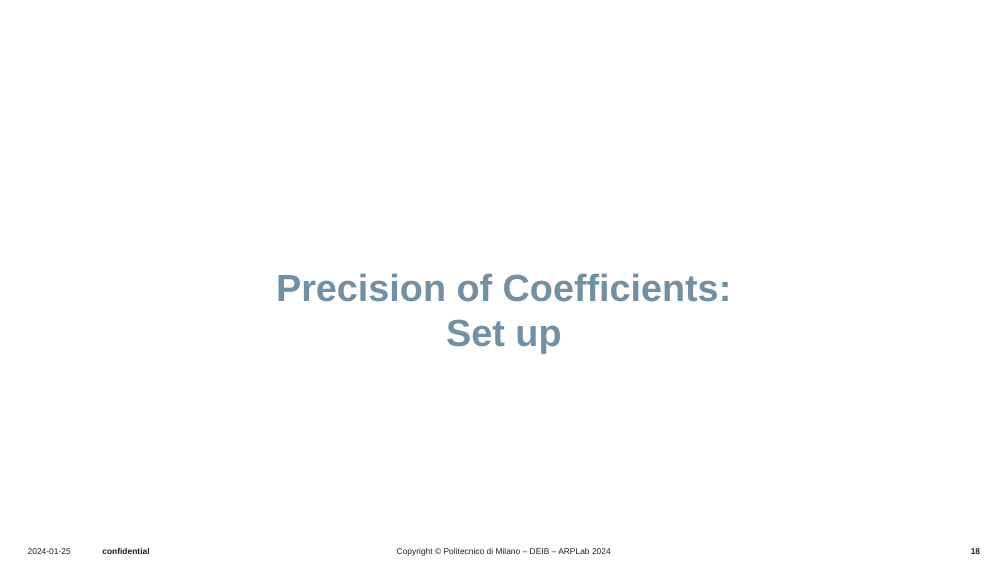
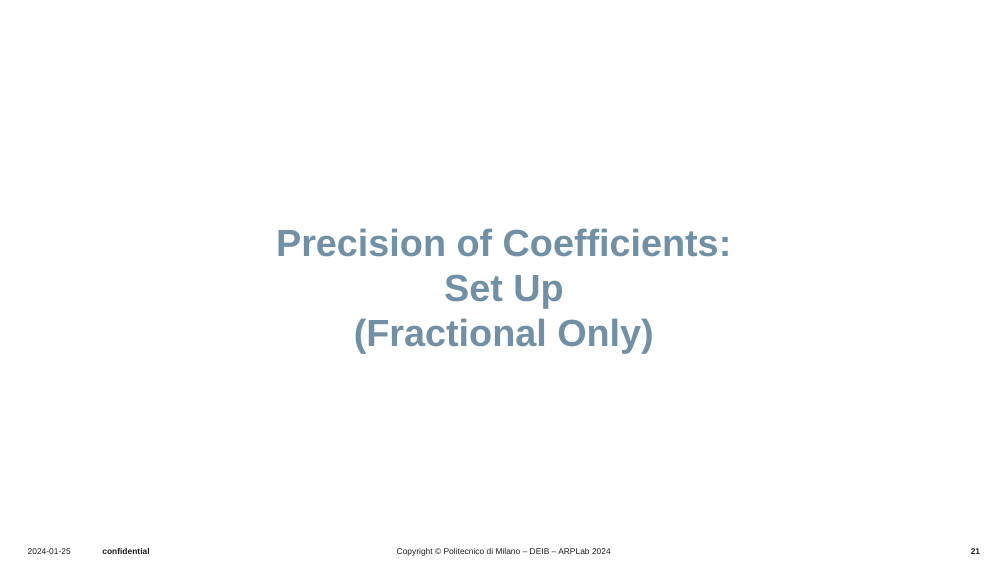
Before and after one commit to UseProxy305/thesisWork, a slide deck: slide 21 of Presentations/presentation6_2_oct/20251002_bi.pptx (slide 18 before the commit). Drawn at 1008x567 pixels with LibreOffice and Linux fonts; fonts in the diff are those of the drawing; background and template pictures are left out. Boxes give left, top, right and bottom in pixels: in the first picture for what was removed or moved away, otherwise in the second. Text is boxed around its words. In the diff, an @@ line names an element or a change of style, - is before the commit and + after.

```diff
--- a/Presentations/presentation6_2_oct/20251002_bi.pptx
+++ b/Presentations/presentation6_2_oct/20251002_bi.pptx
@@ title at (276, 228, 732, 354): text changed @@
-Precision of Coefficients:
-Set up
+Precision of Coefficients:
+Set Up
+(Fractional Only)
@@ page number at (971, 548, 980, 554): text changed @@
-18
+21
```
Also in this commit, not shown: 13 other slides changed, 11 slides added, 32 slides removed, 13 other files.
